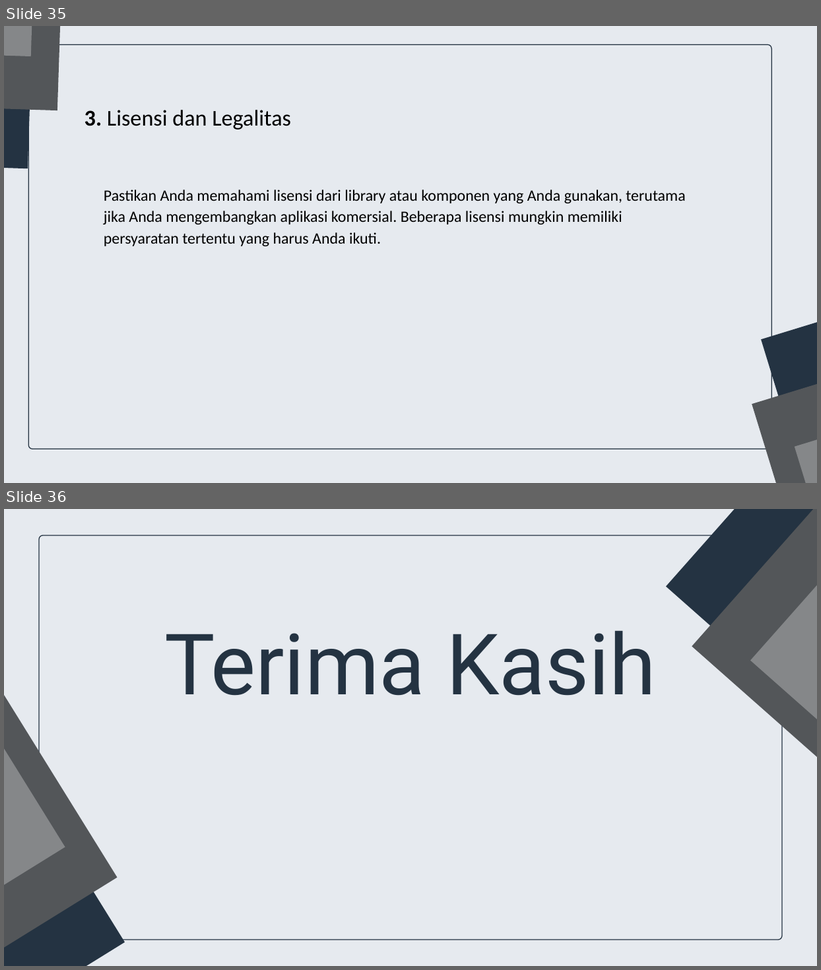
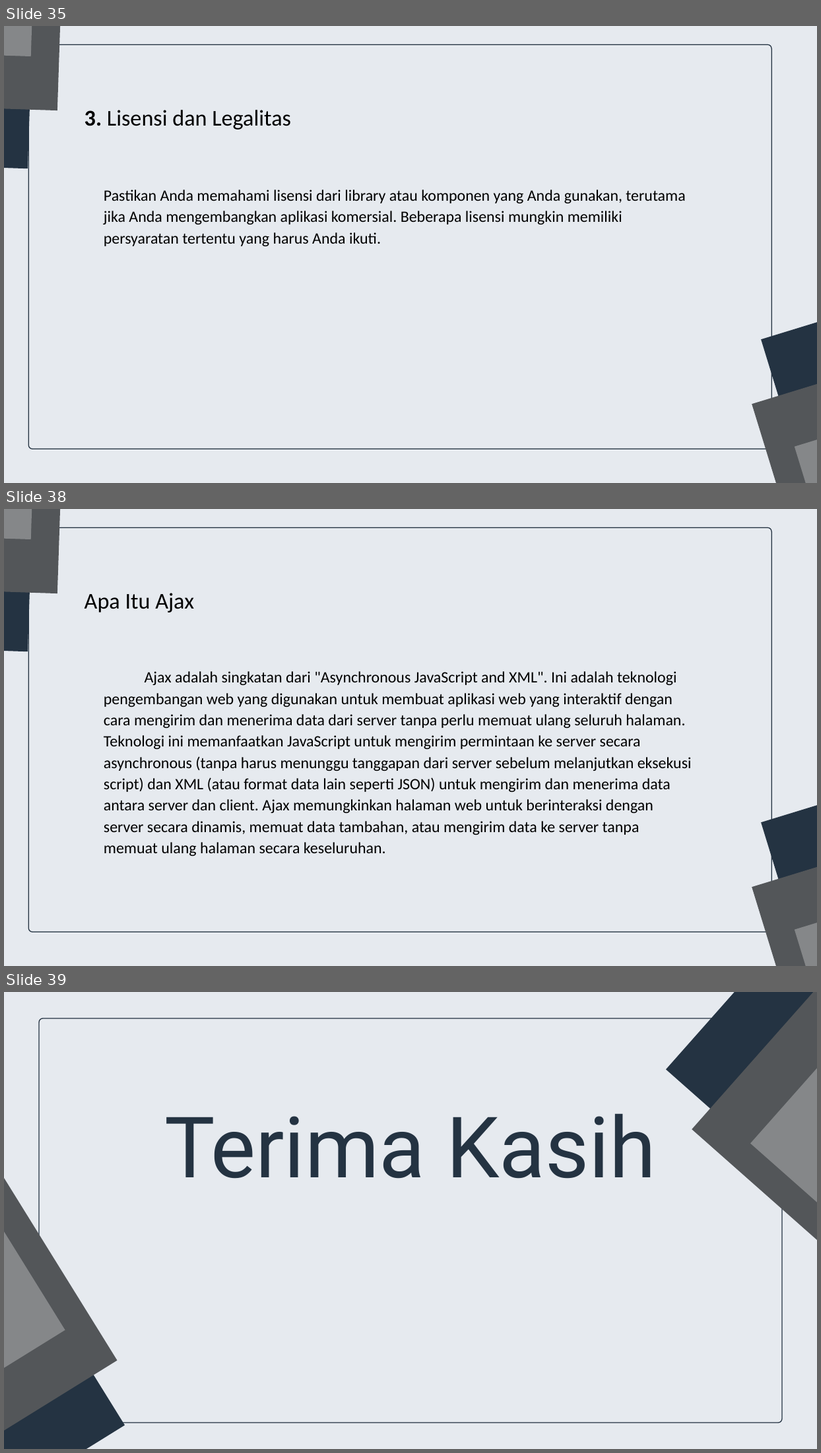
Before and after one commit to gemafajar09/bnsp-junior-web, a slide deck: junior-web-dev.pptx. Shown one above the other, each under a label of ours: slides 35 and 36 before the commit, slides 35, 38 and 39 after it; the slides between them are not shown. The pictures are 821x970 and 821x1453 pixels, drawn with LibreOffice and Linux fonts; fonts in the diff are those of the drawing. Boxes give left, top, right and bottom in pixels: in the first picture for what was removed or moved away, otherwise in the second. Text is boxed around its words. In the diff, an @@ line names an element or a change of style, - is before the commit and + after.

```diff
--- a/junior-web-dev.pptx
+++ b/junior-web-dev.pptx
@@ slide 38 added at [4, 509, 817, 966], background #E6EAEF @@
@@ freeform shape added at [4, 509, 36, 652], fill #243342 @@
@@ freeform shape added at [4, 509, 65, 593], fill #535659 @@
@@ freeform shape added at [4, 509, 39, 539], fill #858789 @@
@@ freeform shape added at [28, 527, 772, 932], fill #E6EAEF, outline #243342 1.5 pt @@
@@ text added at [85, 593, 194, 613], 40 pt, text #000000 @@
+Apa Itu Ajax
@@ text added at [104, 671, 692, 856], 28 pt, text #000000 @@
+Ajax adalah singkatan dari "Asynchronous JavaScript and XML". Ini adalah teknologi pengembangan web yang digunakan untuk membuat aplikasi web yang interaktif dengan cara mengirim dan menerima data dari server tanpa perlu memuat ulang seluruh halaman. Teknologi ini memanfaatkan JavaScript untuk mengirim permintaan ke server secara asynchronous (tanpa harus menunggu tanggapan dari server sebelum melanjutkan eksekusi script) dan XML (atau format data lain seperti JSON) untuk mengirim dan menerima data antara server dan client. Ajax memungkinkan halaman web untuk berinteraksi dengan server secara dinamis, memuat data tambahan, atau mengirim data ke server tanpa memuat ulang halaman secara keseluruhan.
@@ freeform shape added at [761, 750, 817, 966], fill #243342 @@
@@ freeform shape added at [752, 815, 817, 966], fill #535659 @@
@@ freeform shape added at [795, 857, 817, 966], fill #858789 @@
@@ what was slide 36 is now slide 39 @@
```
Also in this commit, not shown: 2 other slides added, 46 other files.
